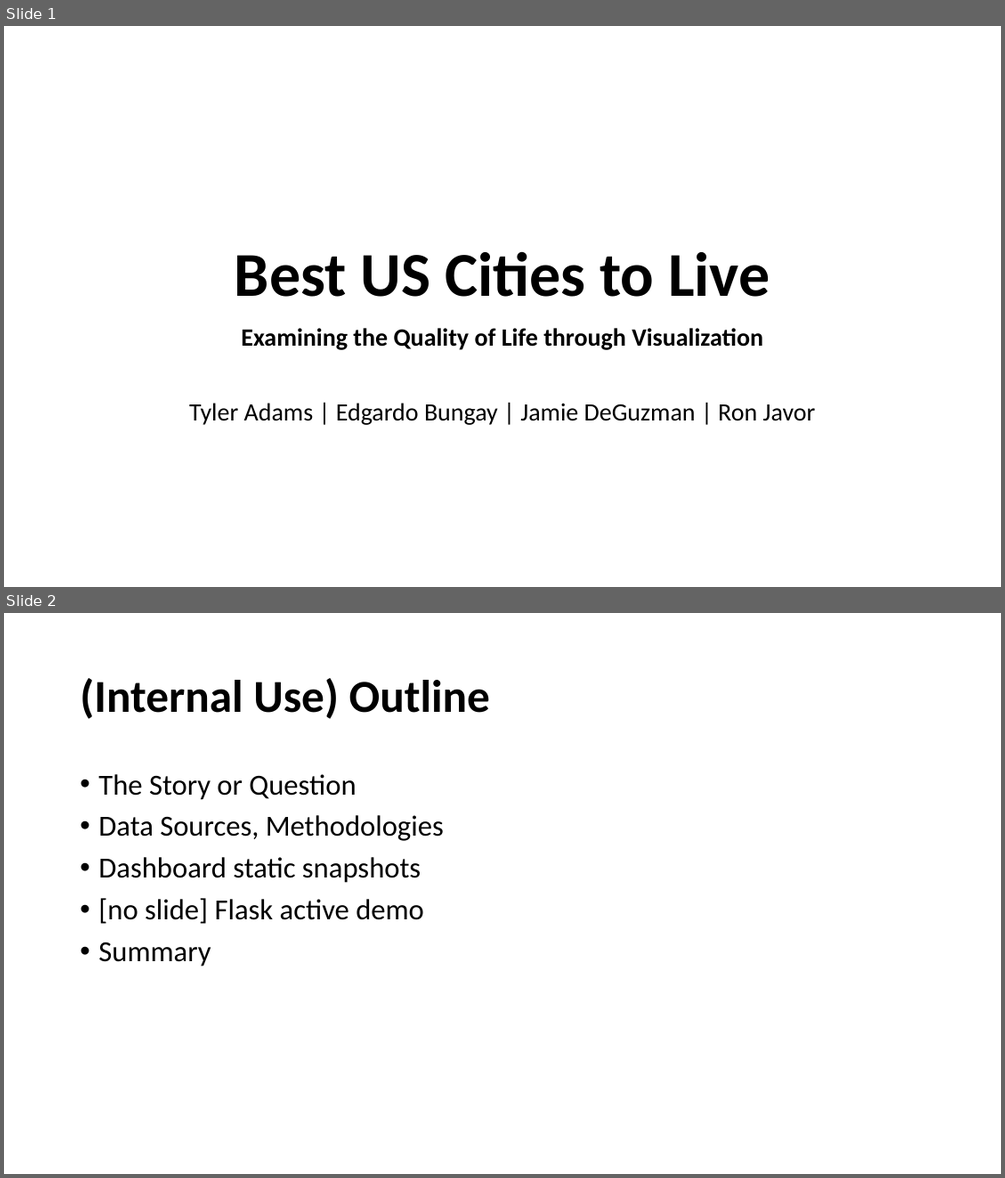
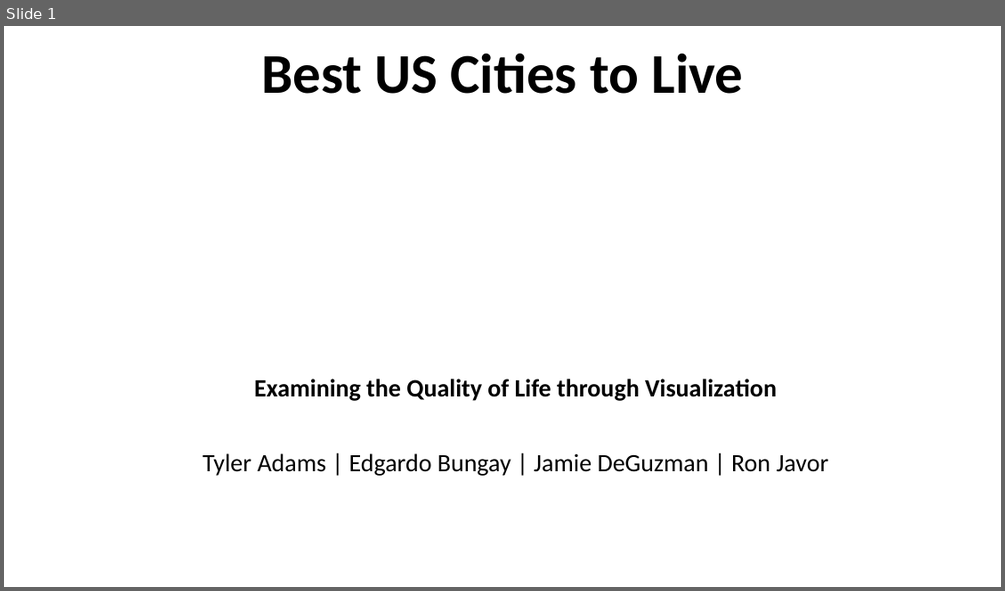
Before and after one commit to jamiedeguz/weatherornot, a slide deck: Presentation.pptx. Shown one above the other, each under a label of ours: slides 1 and 2 before the commit, slide 1 after it. The pictures are 1005x1178 and 1005x591 pixels, drawn with LibreOffice and Linux fonts; fonts in the diff are those of the drawing; background and template pictures are left out. Boxes give left, top, right and bottom in pixels: in the first picture for what was removed or moved away, otherwise in the second. Text is boxed around its words. In the diff, an @@ line names an element or a change of style, - is before the commit and + after.

```diff
--- a/Presentation.pptx
+++ b/Presentation.pptx
@@ slide 2 removed at [4,613,1001,1174], background #FFFFFF @@
@@ title removed at [80,678,490,719] @@
-(Internal Use) Outline
@@ text removed at [98,774,444,966] @@
-• The Story or Question
-• Data Sources, Methodologies
-• Dashboard static snapshots
-• [no slide] Flask active demo
-• Summary
@@ slide 1 changed as well @@
@@ title "Best US Cities to Live": place and size @@
-title "Best US Cities to Live" at [235,251,769,297]
+title "Best US Cities to Live" at [261,53,743,94]
@@ title "Best US Cities to Live" at [261,53,743,94]: size 60 to 54 pt @@
@@ subtitle "Examining the Quality of Life ...": place and size @@
-subtitle "Examining the Quality of Life ..." at [189,328,816,425]
+subtitle "Examining the Quality of Life ..." at [202,378,829,475]
```
Also in this commit, not shown: 4 other slides changed, 4 slides added, 2 other slides removed, 7 other files.
